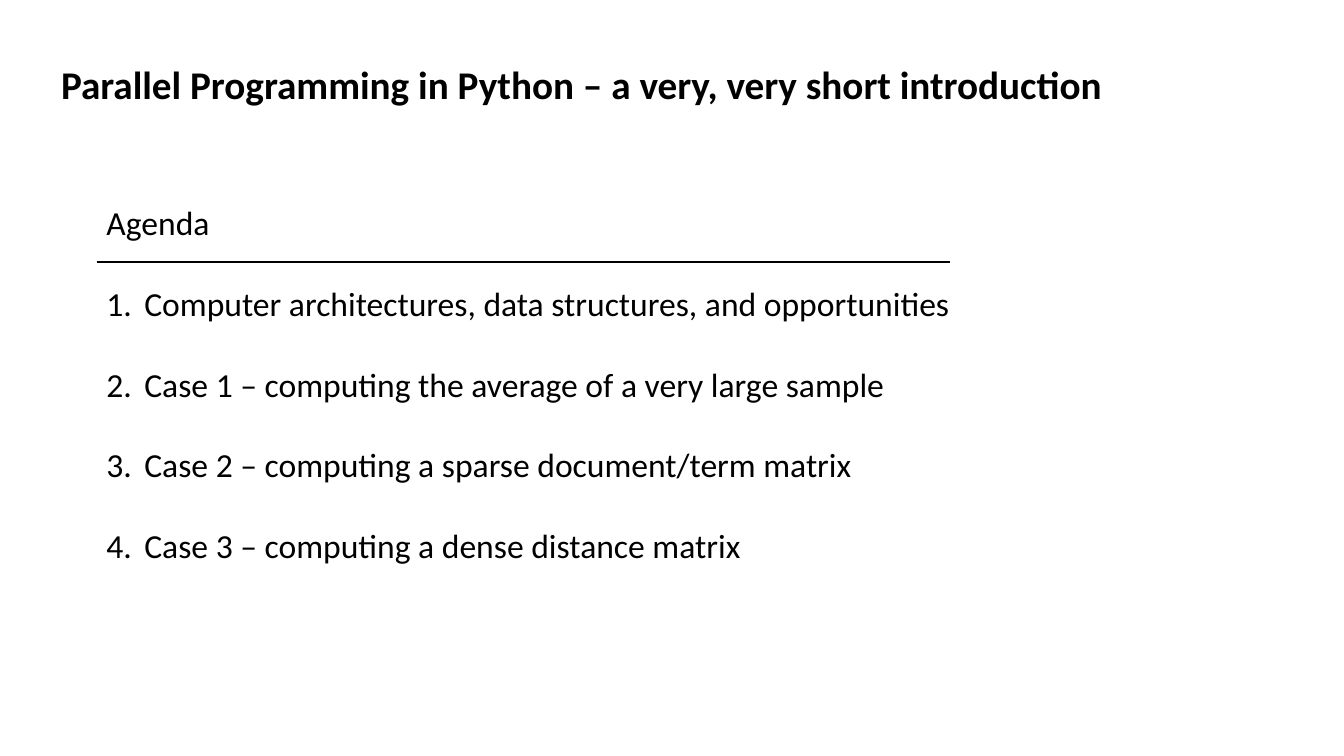
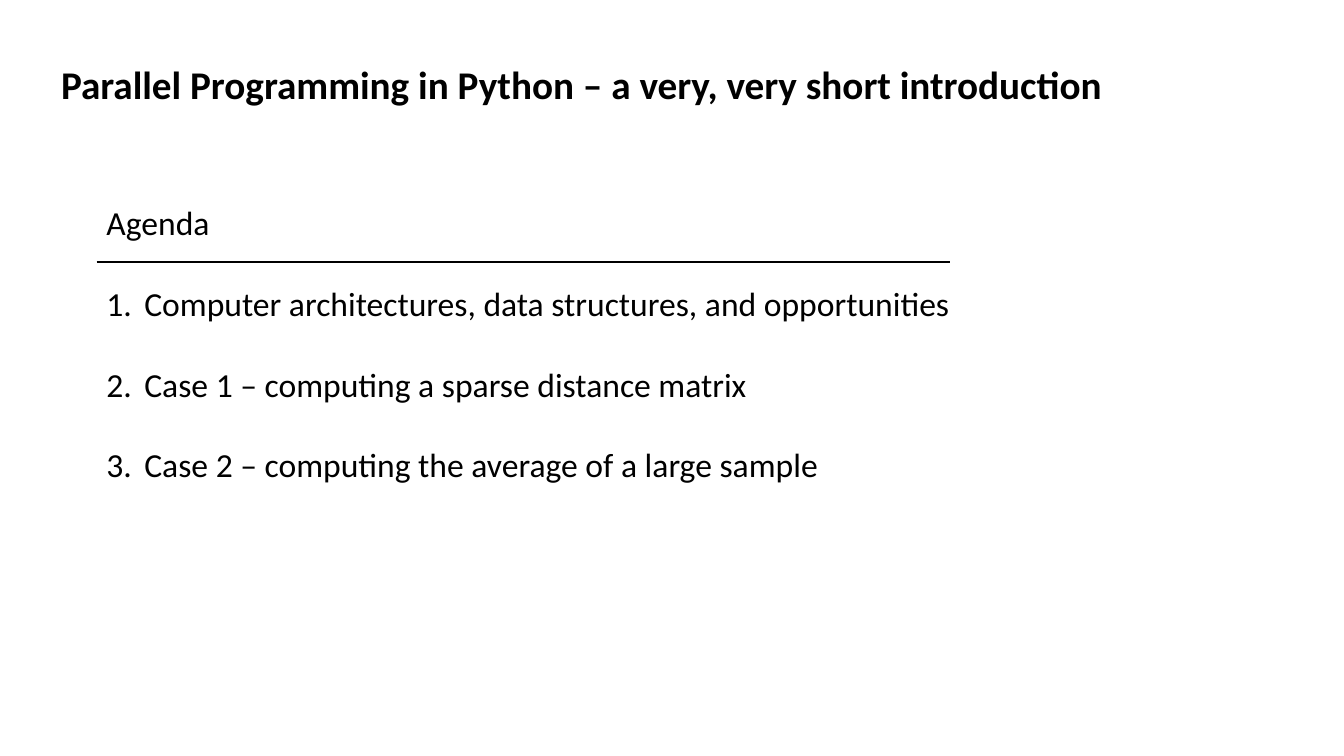
Before and after one commit to andreplima/BoT-in-Python, a slide deck: slide 1 of BoT in Python.pptx. Drawn at 1344x756 pixels with LibreOffice and Linux fonts; fonts in the diff are those of the drawing. Boxes give left, top, right and bottom in pixels: in the first picture for what was removed or moved away, otherwise in the second. Text is boxed around its words. In the diff, an @@ line names an element or a change of style, - is before the commit and + after.

Commit message:
added case2 under python 3.6

```diff
--- a/BoT in Python.pptx
+++ b/BoT in Python.pptx
@@ text at (144, 373, 818, 483): text changed @@
-2. Case 1 – computing the average of a very large sample
-3. Case 2 – computing a sparse document/term matrix
-4. Case 3 – computing a dense distance matrix
+2. Case 1 – computing a sparse distance matrix
+3. Case 2 – computing the average of a large sample
```
Also in this commit, not shown: 4 other slides changed, 2 slides added, 1 slide removed, 6 other files.
